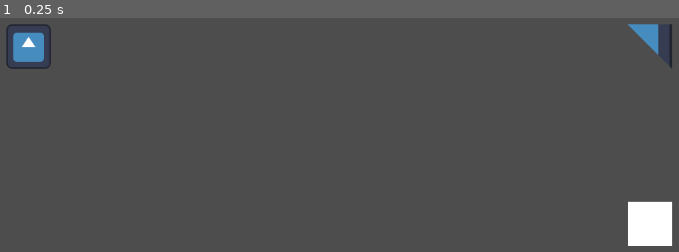
Above: before the commit, frame 1.
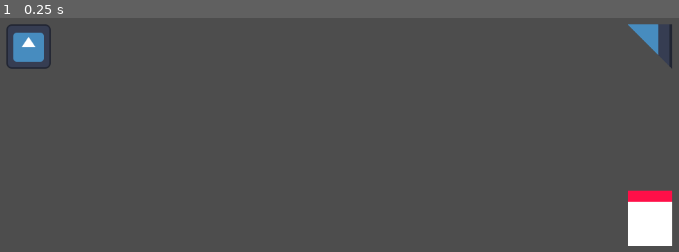
Above: after the commit, the same moment.

Repository: Username4D/signal_quest
Game: Godot game, scene res://scenes/gameplay_view.tscn
Two runs of this game, one before a commit and one after it. Both use one fixed random seed, a clock stepped at 60 frames per second and the inputs below. The project has no main scene, so this scene is started directly. The engine's default icon, where the game draws it, is replaced by a stand-in: a white triangle on a blue panel in a dark square.
Inputs:
- Up to frame 1 (0.25 s): no input

The runs differ from the first frame. In frame 1, 0.3% of the frame differs, in the area x 92-99%, y 73-79%.

Commit message:
Added Button

Diff:
--- a/project.godot
+++ b/project.godot
@@ -20,6 +20,7 @@
 [global_group]
 
 wall_angled=""
+button=""
 
 [input]
 
--- /dev/null
+++ b/scenes/button.tscn
@@ -0,0 +1,31 @@
+[gd_scene load_steps=5 format=3 uid="uid://dy21vot1yevtm"]
+
+[ext_resource type="Script" uid="uid://b17urisi0neb2" path="res://scripts/button.gd" id="1_mi6dp"]
+
+[sub_resource type="RectangleShape2D" id="RectangleShape2D_rhj8v"]
+size = Vector2(16, 64)
+
+[sub_resource type="QuadMesh" id="QuadMesh_3q610"]
+size = Vector2(0.5, 0.5)
+
+[sub_resource type="QuadMesh" id="QuadMesh_i7y4x"]
+size = Vector2(0.25, 0.5)
+
+[node name="button" type="StaticBody2D" groups=["button"]]
+script = ExtResource("1_mi6dp")
+
+[node name="hitbox" type="CollisionShape2D" parent="."]
+position = Vector2(24, 0)
+shape = SubResource("RectangleShape2D_rhj8v")
+
+[node name="button_unpressed" type="MeshInstance2D" parent="."]
+self_modulate = Color(1, 0.05882353, 0.28235295, 1)
+position = Vector2(24, 0)
+scale = Vector2(32, 128)
+mesh = SubResource("QuadMesh_3q610")
+
+[node name="button_pressed" type="MeshInstance2D" parent="."]
+self_modulate = Color(1, 0.05882353, 0.28235295, 1)
+position = Vector2(28, 0)
+scale = Vector2(32, 128)
+mesh = SubResource("QuadMesh_i7y4x")
--- a/scenes/gameplay_view.tscn
+++ b/scenes/gameplay_view.tscn
@@ -1,8 +1,9 @@
-[gd_scene load_steps=4 format=3 uid="uid://dtrnsgpe5umma"]
+[gd_scene load_steps=5 format=3 uid="uid://dtrnsgpe5umma"]
 
 [ext_resource type="PackedScene" uid="uid://ca8af6w4i2btf" path="res://scenes/signal_emitter.tscn" id="1_opx44"]
 [ext_resource type="PackedScene" uid="uid://3gg7kmtytfne" path="res://scenes/wall.tscn" id="2_0qrwo"]
 [ext_resource type="PackedScene" uid="uid://dw036t4flpb1t" path="res://scenes/wall_angled.tscn" id="3_a4xli"]
+[ext_resource type="PackedScene" uid="uid://dy21vot1yevtm" path="res://scenes/button.tscn" id="4_a4xli"]
 
 [node name="gameplay_view" type="Node2D"]
 
@@ -14,3 +15,7 @@
 
 [node name="wall_angled" parent="." instance=ExtResource("3_a4xli")]
 position = Vector2(992, 96)
+
+[node name="button" parent="." instance=ExtResource("4_a4xli")]
+position = Vector2(992, 288)
+rotation = 1.5707964
--- /dev/null
+++ b/scripts/button.gd
@@ -0,0 +1,17 @@
+extends StaticBody2D
+
+var on_cooldown = false
+@export var Target: Node
+
+func press():
+	if not on_cooldown and Target:
+		Target.press()
+		on_cooldown = true
+		$button_pressed.visible = true
+		$button_unpressed.visible = false
+		get_tree().create_timer(0.3).timeout.connect(cooldown_end)
+
+func cooldown_end():
+	on_cooldown = false
+	$button_pressed.visible = false
+	$button_unpressed.visible = true
--- a/scripts/signal.gd
+++ b/scripts/signal.gd
@@ -14,6 +14,9 @@
 				self.rotation_degrees += -90
 			else:
 				self.rotation_degrees += 180
+		elif $ray.get_collider().is_in_group("button"):
+			$ray.get_collider().press()
+			self.rotation_degrees += 180
 		else:
 			self.rotation_degrees += 180
 func _input(event: InputEvent) -> void:
Not shown, added: scripts/button.gd.uid
